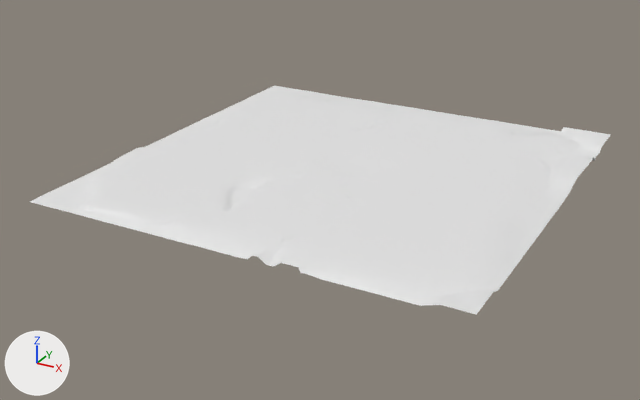
What one commit did to the FBX model Assets/Models/Level/Location_1_Park/Park_grass.fbx.
The view is the same before and after, from a 50 mm camera at (3482.0, -6807.0, 2975.0) aimed at (-140.0, -222.0, -317.0). Arrows for +X, +Y and +Z are at lower left; the lights stay in place. Where no turn or scale is listed for an object, it has been applied to the vertices.

Script lines for the objects in view, before the commit:
```python
mat_default = principled_material('Default')
mat_default.base_color = (0.8, 0.8, 0.8)  # white #e7e7e7
mat_default.roughness = 0.553
me_polygroup1 = bpy.data.meshes.new('PolyGroup1')
me_polygroup1.from_pydata(...)  # 1179 vertices, 1134 faces; spans x -1983.0..1979.0, y -1981.0..1983.0, z -56.0..12.0
me_polygroup1.materials.append(mat_default)  # white #e7e7e7
ob_polygroup1 = bpy.data.objects.new('PolyGroup1', me_polygroup1)
ob_polygroup1.location = (0.0, 0.0, 0.0)
```
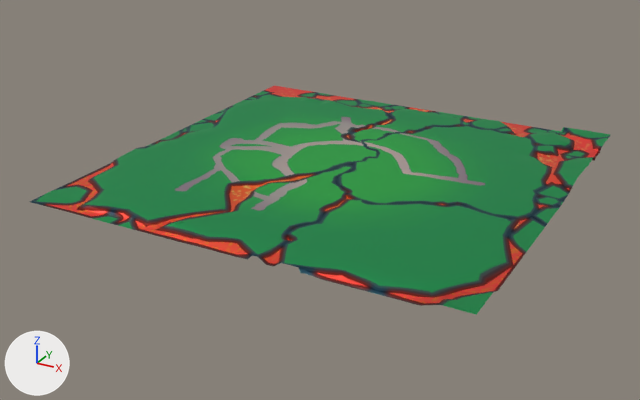
Where the change shows, as pixel boxes [x1, y1, x2, y2] in the pictures (640 x 400 px):
'PolyGroup1', surface changed (white to green): [30, 86, 610, 315] in both

The edits, one by one:
Picture 'Park_grass_Albedo.png' (img_park_grass_albedo_png) is new.
In material 'Default' (mat_default), base_color is no longer (0.8, 0.8, 0.8), white #e7e7e7.
In material 'Default' (mat_default), texture is now set to img_park_grass_albedo_png, with its transparency.
In material 'Default' (mat_default), metallic goes from 0.0 to 1.0.
